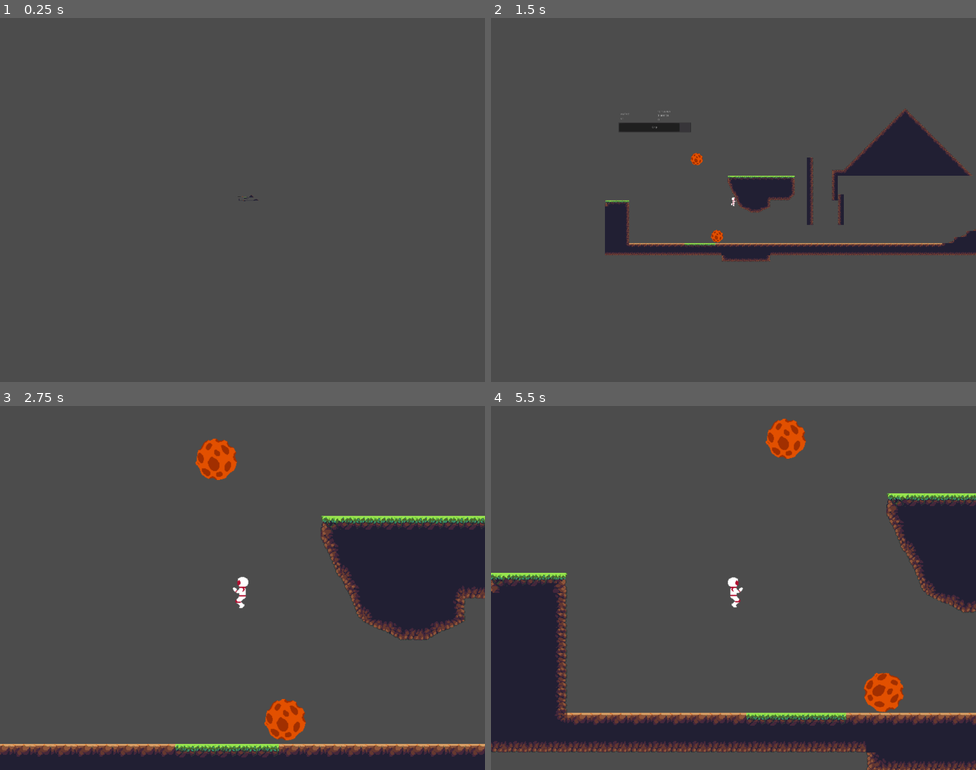
Above: before the commit, frames 1-4 (two rows, left to right).
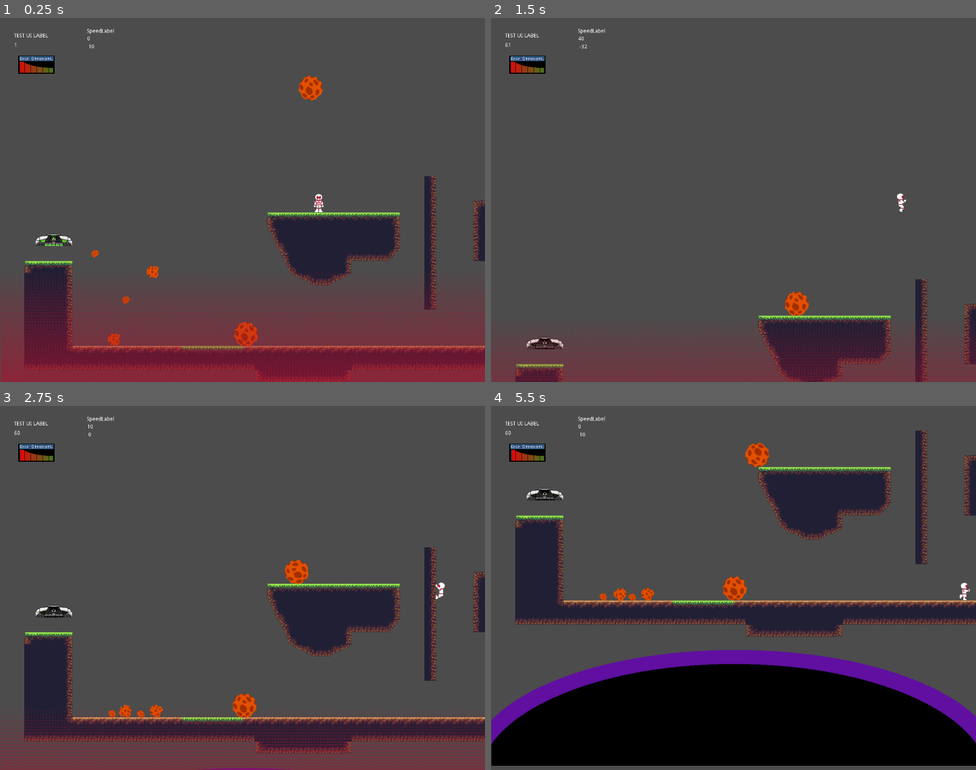
Above: after the commit, the same moments.

Repository: JustinWinningham/GoDotJam8
Game: Godot game, scene res://Scenes/TestingLevel.tscn
Two runs of this game, one before a commit and one after it. Both use one fixed random seed, a clock stepped at 60 frames per second and the inputs below. This scene is started directly instead of the project's main scene.
Inputs (mouse positions are in pixels of both pictures, inside the frame that each line leads up to):
- Up to frame 1 (0.25 s): no input
- Up to frame 2 (1.5 s): move the mouse to (840, 181) at 0.52 s; press the mouse at (840, 181) at 0.53 s; hold Right (ui_right) from 0.53 s (still down); tap Space (Jump) at 0.77 s; move the mouse to (636, 218) at 1.27 s; release the mouse at (636, 218) at 1.28 s; click (636, 218) at 1.35 s
- Up to frame 3 (2.75 s): tap Space (Jump) at 1.52 s; move the mouse to (291, 507) at 2.02 s; release Right (ui_right) at 2.03 s; hold Left (ui_left) from 2.03 s (still down); hold = (CameraZoomIn) from 2.03 s (still down); click (291, 507) at 2.3 s
- Up to frame 4 (5.5 s): move the mouse to (709, 660) at 2.77 s; release Left (ui_left) at 2.78 s; release = (CameraZoomIn) at 2.78 s; hold Right (ui_right) 2.78-4.28 s; tap - (CameraZoomOut) at 2.85 s; tap Space (Jump) at 3.02, 3.77, 4.52 s; click (709, 660) at 3.05 s; move the mouse to (879, 642) at 3.52 s; press the mouse at (879, 642) at 3.53 s; move the mouse to (588, 533) at 4.27 s; release the mouse at (588, 533) at 4.28 s; hold Left (ui_left) 4.28-5.03 s; click (588, 533) at 4.35 s; move the mouse to (757, 588) at 5.02 s; hold Right (ui_right) from 5.03 s (still down); hold = (CameraZoomIn) from 5.03 s (still down); click (757, 588) at 5.3 s

The runs differ from the first frame. In frame 1, 27% of the frame differs, in the area x 0-100%, y 2-100%; in frame 2, 20%; in frame 3, 30%; in frame 4, 50%.

Commit message:
Monday Push
See discord for changelog

Diff:
--- /dev/null
+++ b/Project/Prefabs/Asteroids/MedAsteroidRigid.tscn
@@ -0,0 +1,21 @@
+[gd_scene load_steps=4 format=2]
+
+[ext_resource path="res://Scripts/AsteroidRigid.gd" type="Script" id=1]
+[ext_resource path="res://Art/Astroids/astroidSmall02.png" type="Texture" id=2]
+
+[sub_resource type="CircleShape2D" id=1]
+radius = 17.2392
+
+[node name="RigidBody2D" type="RigidBody2D"]
+mass = 0.00102041
+gravity_scale = 0.0
+custom_integrator = true
+contacts_reported = 1
+contact_monitor = true
+script = ExtResource( 1 )
+
+[node name="Sprite" type="Sprite" parent="."]
+texture = ExtResource( 2 )
+
+[node name="CollisionShape2D" type="CollisionShape2D" parent="."]
+shape = SubResource( 1 )
--- /dev/null
+++ b/Project/Prefabs/Asteroids/SmlAsteroidRigid.tscn
@@ -0,0 +1,22 @@
+[gd_scene load_steps=4 format=2]
+
+[ext_resource path="res://Scripts/AsteroidRigid.gd" type="Script" id=1]
+[ext_resource path="res://Art/Astroids/astroidSmall01.png" type="Texture" id=2]
+
+[sub_resource type="CircleShape2D" id=1]
+radius = 9.31391
+
+[node name="RigidBody2D" type="RigidBody2D"]
+mass = 0.00102041
+gravity_scale = 0.0
+custom_integrator = true
+contacts_reported = 1
+contact_monitor = true
+script = ExtResource( 1 )
+
+[node name="Sprite" type="Sprite" parent="."]
+texture = ExtResource( 2 )
+
+[node name="CollisionShape2D" type="CollisionShape2D" parent="."]
+position = Vector2( -0.996498, 0 )
+shape = SubResource( 1 )
--- a/Project/Prefabs/BlackHole.tscn
+++ b/Project/Prefabs/BlackHole.tscn
@@ -1,18 +1,37 @@
-[gd_scene load_steps=4 format=2]
+[gd_scene load_steps=10 format=2]
 
-[ext_resource path="res://Prefabs/BlackHole.gd" type="Script" id=1]
-[ext_resource path="res://Art/Vortex.png" type="Texture" id=2]
+[ext_resource path="res://Scripts/BlackHole.gd" type="Script" id=1]
+[ext_resource path="res://Art/Blackhole/Event Horizen/space_blackhole1.png" type="Texture" id=2]
+[ext_resource path="res://Art/Blackhole/Event Horizen/space_blackhole2.png" type="Texture" id=3]
+[ext_resource path="res://Art/Blackhole/Event Horizen/space_blackhole3.png" type="Texture" id=4]
+[ext_resource path="res://Art/Blackhole/Event Horizen/space_blackhole4.png" type="Texture" id=5]
+[ext_resource path="res://Art/Blackhole/Event Horizen/space_blackhole5.png" type="Texture" id=6]
+[ext_resource path="res://Art/Blackhole/Event Horizen/space_blackhole6.png" type="Texture" id=7]
 
-[sub_resource type="CircleShape2D" id=1]
-radius = 238.843
+[sub_resource type="SpriteFrames" id=1]
+animations = [ {
+"frames": [ ExtResource( 2 ), ExtResource( 3 ), ExtResource( 4 ), ExtResource( 5 ), ExtResource( 6 ), ExtResource( 7 ) ],
+"loop": true,
+"name": "Pulse",
+"speed": 15.0
+} ]
+
+[sub_resource type="CircleShape2D" id=2]
+radius = 367.869
 
 [node name="BlackHole" type="Area2D"]
-position = Vector2( 612.518, 458.468 )
+position = Vector2( 614.276, 715.149 )
 script = ExtResource( 1 )
 
-[node name="Sprite" type="Sprite" parent="."]
-scale = Vector2( 0.25, 0.25 )
-texture = ExtResource( 2 )
+[node name="AnimatedSprite" type="AnimatedSprite" parent="."]
+position = Vector2( 26.3713, 3.51617 )
+scale = Vector2( 2, 1 )
+frames = SubResource( 1 )
+animation = "Pulse"
+frame = 1
+playing = true
 
 [node name="CollisionShape2D" type="CollisionShape2D" parent="."]
-shape = SubResource( 1 )
+position = Vector2( 29.5951, 340.103 )
+scale = Vector2( 2, 1 )
+shape = SubResource( 2 )
--- /dev/null
+++ b/Project/Prefabs/FinishPlatform.tscn
@@ -0,0 +1,41 @@
+[gd_scene load_steps=7 format=2]
+
+[ext_resource path="res://Art/Finish platform/spr_finish_platform1.png" type="Texture" id=1]
+[ext_resource path="res://Art/Finish platform/spr_finish_platform2.png" type="Texture" id=2]
+[ext_resource path="res://Prefabs/WinLevelArea.gd" type="Script" id=3]
+
+[sub_resource type="SpriteFrames" id=1]
+animations = [ {
+"frames": [ ExtResource( 1 ), ExtResource( 2 ) ],
+"loop": true,
+"name": "default",
+"speed": 2.0
+} ]
+
+[sub_resource type="CapsuleShape2D" id=2]
+radius = 11.8883
+height = 70.5163
+
+[sub_resource type="RectangleShape2D" id=3]
+extents = Vector2( 21.1284, 18.9126 )
+
+[node name="FinishPlatform" type="RigidBody2D"]
+position = Vector2( -5.27423, 0 )
+mode = 1
+
+[node name="AnimatedSprite" type="AnimatedSprite" parent="."]
+frames = SubResource( 1 )
+playing = true
+
+[node name="CollisionShape2D" type="CollisionShape2D" parent="."]
+position = Vector2( -1.0267, 34.9073 )
+rotation = 1.5708
+shape = SubResource( 2 )
+
+[node name="Area2D" type="Area2D" parent="."]
+script = ExtResource( 3 )
+
+[node name="WinTrigger" type="CollisionShape2D" parent="Area2D"]
+position = Vector2( -1.54004, 1.54002 )
+rotation = 1.5708
+shape = SubResource( 3 )
--- /dev/null
+++ b/Project/Prefabs/NEW_Camera.tscn
@@ -0,0 +1,16 @@
+[gd_scene load_steps=3 format=2]
+
+[ext_resource path="res://Scripts/NEW_CameraController.gd" type="Script" id=1]
+[ext_resource path="res://Prefabs/UI.tscn" type="PackedScene" id=2]
+
+[node name="Camera2D" type="Camera2D"]
+position = Vector2( 640, 480 )
+limit_smoothed = true
+script = ExtResource( 1 )
+
+[node name="CanvasLayer" type="CanvasLayer" parent="."]
+
+[node name="UI" parent="CanvasLayer" instance=ExtResource( 2 )]
+margin_top = 20.0
+margin_right = 20.727
+margin_bottom = 20.0
--- /dev/null
+++ b/Project/Prefabs/OLD_Camera.tscn
@@ -0,0 +1,16 @@
+[gd_scene load_steps=2 format=2]
+
+[ext_resource path="res://Scripts/CameraController.gd" type="Script" id=1]
+
+[node name="Camera2D" type="Camera2D"]
+rotating = true
+current = true
+limit_left = 0
+limit_right = 1280
+limit_smoothed = true
+drag_margin_h_enabled = false
+drag_margin_v_enabled = false
+editor_draw_limits = true
+script = ExtResource( 1 )
+maxCameraZoom = Vector2( 1, 1 )
+minCameraZoom = Vector2( 1, 1 )
--- a/Project/Prefabs/Player.tscn
+++ b/Project/Prefabs/Player.tscn
@@ -10,9 +10,8 @@
 [ext_resource path="res://Art/Spaceman_run/spaceman01_runtest4_6.png" type="Texture" id=8]
 [ext_resource path="res://Art/spaceman01_skid.png" type="Texture" id=9]
 [ext_resource path="res://Art/spaceman01_jump.png" type="Texture" id=10]
-[ext_resource path="res://Art/spaceman01_fall.png" type="Texture" id=11]
-[ext_resource path="res://Art/spaceman01_hang.png" type="Texture" id=12]
-[ext_resource path="res://Scripts/CameraController.gd" type="Script" id=13]
+[ext_resource path="res://Art/spaceman01_hang.png" type="Texture" id=11]
+[ext_resource path="res://Art/spaceman01_fall.png" type="Texture" id=12]
 
 [sub_resource type="SpriteFrames" id=1]
 animations = [ {
@@ -38,6 +37,11 @@
 }, {
 "frames": [ ExtResource( 11 ) ],
 "loop": true,
+"name": "hang",
+"speed": 5.0
+}, {
+"frames": [ ExtResource( 12 ) ],
+"loop": true,
 "name": "fall",
 "speed": 5.0
 }, {
@@ -45,11 +49,6 @@
 "loop": true,
 "name": "sprint",
 "speed": 20.0
-}, {
-"frames": [ ExtResource( 12 ) ],
-"loop": true,
-"name": "hang",
-"speed": 5.0
 } ]
 
 [sub_resource type="CapsuleShape2D" id=2]
@@ -69,76 +68,3 @@
 [node name="CollisionShape2D" type="CollisionShape2D" parent="."]
 position = Vector2( 0.37735, 10.1246 )
 shape = SubResource( 2 )
-
-[node name="Camera2D" type="Camera2D" parent="."]
-current = true
-limit_smoothed = true
-drag_margin_h_enabled = false
-drag_margin_v_enabled = false
-script = ExtResource( 13 )
-
-[node name="UI" type="Control" parent="Camera2D"]
-
-[node name="Label" type="Label" parent="Camera2D/UI"]
-anchor_top = 0.5
-anchor_bottom = 0.5
-margin_left = -590.0
-margin_top = -455.0
-margin_right = -436.0
-margin_bottom = -435.0
-text = "TEST UI LABEL"
-
-[node name="FPSLabel" type="Label" parent="Camera2D/UI"]
-anchor_top = 0.5
-anchor_bottom = 0.5
-margin_left = -590.0
-margin_top = -430.0
-margin_right = -475.0
-margin_bottom = -407.0
-text = "TEST UI LABEL"
-
-[node name="FallSpeedLabel" type="Label" parent="Camera2D/UI"]
-anchor_top = 0.5
-anchor_bottom = 0.5
-margin_left = -397.0
-margin_top = -447.0
-margin_right = -307.0
-margin_bottom = -431.0
-text = "FallSpeed"
-
-[node name="SpeedLabel" type="Label" parent="Camera2D/UI"]
-anchor_top = 0.5
-anchor_bottom = 0.5
-margin_left = -398.053
-margin_top = -467.0
-margin_right = -308.053
-margin_bottom = -451.0
-text = "SpeedLabel"
-
-[node name="GripBar" type="ProgressBar" parent="Camera2D/UI"]
-margin_left = -601.21
-margin_top = -404.774
-margin_right = -221.21
-margin_bottom = -352.774
-max_value = 60.0
-step = 1.0
-rounded = true
-percent_visible = false
-
-[node name="StaticGripLabel" type="Label" parent="Camera2D/UI/GripBar"]
-anchor_left = 0.5
-anchor_top = 0.5
-anchor_right = 0.5
-anchor_bottom = 0.5
-margin_left = -15.0
-margin_top = -7.0
-margin_right = 15.0
-margin_bottom = 7.0
-text = "Grip"
-
-[node name="FlumpWindowLabel" type="Label" parent="Camera2D/UI"]
-margin_left = -394.736
-margin_top = -426.315
-margin_right = -354.736
-margin_bottom = -412.315
-text = "Flump_Window"
--- /dev/null
+++ b/Project/Prefabs/UI.gd
@@ -0,0 +1,14 @@
+extends Control
+
+var thePlayer
+
+func _ready():
+	thePlayer = get_parent().get_parent().get_parent().get_node("Player")
+	pass # Replace with function body.
+
+func _process(delta):
+	$GripBar.value = thePlayer.walljump_window
+	$FPSLabel.text = String(Engine.get_frames_per_second())
+	$FallSpeedLabel.text = String(int((thePlayer.motion.y)))
+	$FlumpWindowLabel.text = String(thePlayer.flump_window)
+	pass
--- /dev/null
+++ b/Project/Prefabs/UI.tscn
@@ -0,0 +1,99 @@
+[gd_scene load_steps=13 format=2]
+
+[ext_resource path="res://Prefabs/UI.gd" type="Script" id=1]
+[ext_resource path="res://Art/grip_bar01.png" type="Texture" id=2]
+[ext_resource path="res://Art/Blackhole/Distortion/space_blackholeDistortion1.png" type="Texture" id=3]
+[ext_resource path="res://Art/Blackhole/Distortion/space_blackholeDistortion2.png" type="Texture" id=4]
+[ext_resource path="res://Art/Blackhole/Distortion/space_blackholeDistortion3.png" type="Texture" id=5]
+[ext_resource path="res://Art/Blackhole/Distortion/space_blackholeDistortion4.png" type="Texture" id=6]
+[ext_resource path="res://Art/Blackhole/Distortion/space_blackholeDistortion5.png" type="Texture" id=7]
+[ext_resource path="res://Art/Blackhole/Distortion/space_blackholeDistortion6.png" type="Texture" id=8]
+
+[sub_resource type="Gradient" id=2]
+offsets = PoolRealArray( 0, 0.00740741, 0.0222222, 0.992593, 1 )
+colors = PoolColorArray( 0, 0.770996, 0.204043, 1, 0.374156, 0.370459, 0.0980414, 1, 0.288086, 0.462598, 0.122426, 1, 0.875, 0.0375977, 0.0375977, 1, 0.720215, 0, 0, 1 )
+
+[sub_resource type="GradientTexture" id=3]
+gradient = SubResource( 2 )
+
+[sub_resource type="StyleBoxTexture" id=4]
+texture = SubResource( 3 )
+region_rect = Rect2( 0, 0, 2048, 1 )
+
+[sub_resource type="SpriteFrames" id=1]
+animations = [ {
+"frames": [ ExtResource( 3 ), ExtResource( 4 ), ExtResource( 5 ), ExtResource( 6 ), ExtResource( 7 ), ExtResource( 8 ) ],
+"loop": true,
+"name": "default",
+"speed": 15.0
+} ]
+
+[node name="UI" type="Control"]
+script = ExtResource( 1 )
+
+[node name="Label" type="Label" parent="."]
+anchor_top = 0.5
+anchor_bottom = 0.5
+margin_left = 37.264
+margin_top = 20.3181
+margin_right = 191.264
+margin_bottom = 40.3181
+text = "TEST UI LABEL"
+
+[node name="FPSLabel" type="Label" parent="."]
+anchor_top = 0.5
+anchor_bottom = 0.5
+margin_left = 37.264
+margin_top = 45.3181
+margin_right = 152.264
+margin_bottom = 68.3181
+text = "TEST UI LABEL"
+
+[node name="FallSpeedLabel" type="Label" parent="."]
+anchor_top = 0.5
+anchor_bottom = 0.5
+margin_left = 230.264
+margin_top = 28.3181
+margin_right = 320.264
+margin_bottom = 44.3181
+text = "FallSpeed"
+
+[node name="SpeedLabel" type="Label" parent="."]
+anchor_top = 0.5
+anchor_bottom = 0.5
+margin_left = 229.211
+margin_top = 8.31812
+margin_right = 319.211
+margin_bottom = 24.3181
+text = "SpeedLabel"
+
+[node name="GripBar" type="ProgressBar" parent="."]
+margin_left = 139.628
+margin_top = 124.844
+margin_right = 231.628
+margin_bottom = 169.844
+rect_rotation = 180.0
+custom_styles/fg = SubResource( 4 )
+max_value = 60.0
+step = 1.0
+rounded = true
+percent_visible = false
+
+[node name="Sprite" type="Sprite" parent="GripBar"]
+position = Vector2( 43.6884, 29.6714 )
+rotation = 3.14159
+texture = ExtResource( 2 )
+
+[node name="FlumpWindowLabel" type="Label" parent="."]
+margin_left = 232.528
+margin_top = 49.0031
+margin_right = 329.528
+margin_bottom = 63.0031
+text = "Flump_Window"
+
+[node name="DANGER" type="AnimatedSprite" parent="."]
+position = Vector2( 641.59, 730.855 )
+scale = Vector2( 2, 1 )
+frames = SubResource( 1 )
+frame = 4
+playing = true
--- /dev/null
+++ b/Project/Prefabs/WinLevelArea.gd
@@ -0,0 +1,24 @@
+extends Area2D
+
+var thePlayer
+var endOfLevelDelay
+export (NodePath) var nextLevel = ""
+
+func _ready():
+	endOfLevelDelay = 20
+	if get_parent().get_parent().has_node("Player"):
+		thePlayer = get_parent().get_parent().get_node("Player")
+	else:
+		thePlayer = null
+
+func _process(delta):
+	if thePlayer != null:
+		if overlaps_body(thePlayer):
+			print("Winner!")
+			if nextLevel != "":
+				if endOfLevelDelay == 0:
+					get_tree().change_scene(nextLevel)
+				else:
+					endOfLevelDelay -= 1
+					#play any sounds or fx here
+	pass
--- a/Project/Scenes/BlackHoleTesting.tscn
+++ b/Project/Scenes/BlackHoleTesting.tscn
@@ -2,6 +2,8 @@
 
 [ext_resource path="res://Prefabs/Asteroids/BigAsteroidRigid.tscn" type="PackedScene" id=1]
 [ext_resource path="res://Prefabs/BlackHole.tscn" type="PackedScene" id=2]
+
+
 
 [node name="BlackHoleTesting" type="Node2D"]
 
--- a/Project/Scenes/Main_Menu.tscn
+++ b/Project/Scenes/Main_Menu.tscn
@@ -24,6 +24,7 @@
 text = "Play"
 script = ExtResource( 3 )
 scenePath = "res://Scenes/Tutorial_Level.tscn"
+FXPath = "res://Audio/ButtonClick.wav"
 
 [node name="LocomotionTestingLevelButton" type="Button" parent="."]
 anchor_left = 0.5
--- a/Project/Scenes/TestingLevel.tscn
+++ b/Project/Scenes/TestingLevel.tscn
@@ -1,9 +1,14 @@
-[gd_scene load_steps=5 format=2]
+[gd_scene load_steps=10 format=2]
 
 [ext_resource path="res://Scripts/LevelTemplate.gd" type="Script" id=1]
 [ext_resource path="res://Prefabs/test_tiles.tres" type="TileSet" id=2]
 [ext_resource path="res://Prefabs/Player.tscn" type="PackedScene" id=3]
 [ext_resource path="res://Prefabs/Asteroids/BigAsteroidRigid.tscn" type="PackedScene" id=4]
+[ext_resource path="res://Prefabs/Asteroids/MedAsteroidRigid.tscn" type="PackedScene" id=5]
+[ext_resource path="res://Prefabs/Asteroids/SmlAsteroidRigid.tscn" type="PackedScene" id=6]
+[ext_resource path="res://Prefabs/NEW_Camera.tscn" type="PackedScene" id=7]
+[ext_resource path="res://Prefabs/BlackHole.tscn" type="PackedScene" id=8]
+[ext_resource path="res://Prefabs/FinishPlatform.tscn" type="PackedScene" id=9]
 
 [node name="TestingLevel" type="Node2D"]
 script = ExtResource( 1 )
@@ -19,16 +24,41 @@
 tile_data = PoolIntArray( 262194, -1610612721, 0, 262195, 1610612751, 0, 327729, -1610612721, 0, 327730, -1610612723, 0 …(8271 unchanged characters)…
 
 [node name="Player" parent="." instance=ExtResource( 3 )]
-position = Vector2( 545.389, 755.548 )
+position = Vector2( 841.161, 431.091 )
 
 [node name="Asteroids" type="Node" parent="."]
 
-[node name="1" parent="Asteroids" instance=ExtResource( 4 )]
+[node name="L_1" parent="Asteroids" instance=ExtResource( 4 )]
 position = Vector2( 649.37, 794.896 )
 mass = 0.102041
 asteroid_weight = 100
 
-[node name="2" parent="Asteroids" instance=ExtResource( 4 )]
-position = Vector2( 543.054, 392.79 )
+[node name="L_2" parent="Asteroids" instance=ExtResource( 4 )]
+position = Vector2( 819.879, 120.066 )
 mass = 0.102041
 asteroid_weight = 50
+
+[node name="M_1" parent="Asteroids" instance=ExtResource( 5 )]
+position = Vector2( 402.615, 605.203 )
+
+[node name="M_2" parent="Asteroids" instance=ExtResource( 5 )]
+position = Vector2( 300.116, 793.621 )
+
+[node name="S_1" parent="Asteroids" instance=ExtResource( 6 )]
+position = Vector2( 251.43, 557.292 )
+
+[node name="S_2" parent="Asteroids" instance=ExtResource( 6 )]
+position = Vector2( 332.827, 649.24 )
+
+[node name="MainCam" parent="." instance=ExtResource( 7 )]
+current = true
+drag_margin_left = 0.0
+drag_margin_top = 0.0
+drag_margin_right = 0.0
+drag_margin_bottom = 0.0
+
+[node name="BlackHole" parent="." instance=ExtResource( 8 )]
+position = Vector2( 615, 1024 )
+
+[node name="FinishPlatform" parent="." instance=ExtResource( 9 )]
+position = Vector2( 141.711, 520.273 )
--- a/Project/Scripts/AsteroidRigid.gd
+++ b/Project/Scripts/AsteroidRigid.gd
@@ -1,10 +1,10 @@
 extends RigidBody2D
 
 
-export(int) var asteroid_weight = 10
+export(int) var asteroid_weight = 2
 export(bool) var override_random_rot = true
 export(Vector2) var initial_velocity = Vector2()
-export(int) var BH_Intensity_Curve = 2000
+export(int) var BH_Intensity_Curve = 1000
 
 var std_offset = Vector2()
 var push_force = Vector2()
@@ -20,10 +20,13 @@
 
 # Called every frame. 'delta' is the elapsed time since the previous frame.
 func _process(delta):
-	var BH = get_parent().get_parent().get_node("BlackHole")
-	if BH != null:
-		print("Suction!")
-		apply_central_impulse((BH.position - position) / BH_Intensity_Curve)
+	if get_parent().get_parent().has_node("BlackHole"):
+		var BH = get_parent().get_parent().get_node("BlackHole")
+		var gravY = BH.getGravIntensity(position.y)
+		var impulser = (BH.position - position) / BH_Intensity_Curve
+		impulser.y += gravY
+		#apply_central_impulse((BH.position - position) / BH_Intensity_Curve)
+		apply_central_impulse(impulser)
 	pass
 
 func slam_jam(loc, force):
@@ -38,6 +41,8 @@
 func _integrate_forces(state):
 	if push_force.x < 100 and push_force.y < 100:
 		apply_impulse(std_offset, push_force)
+	if angular_velocity > 1:
+		angular_velocity = 0 # prevent asteroids from spinning at mach 11
 	#print("Force: (%s, %s)" % [push_force.x, push_force.y])
 	std_offset = Vector2(0,0)
 	push_force = Vector2(0,0)
--- /dev/null
+++ b/Project/Scripts/BlackHole.gd
@@ -0,0 +1,31 @@
+extends Area2D
+
+export(int) var goneGravPull = 1
+export(int) var veryFarGravPull = 2
+export(int) var farGravPull = 10
+export(int) var midGravPull = 20
+export(int) var closeGravPull = 40
+
+export(int) var goneGrav = 4000
+export(int) var veryFarGrav = 2000
+export(int) var farGrav = 1000
+export(int) var midGrav = 400
+
+func _ready():
+	pass # Replace with function body.
+
+
+func _process(delta):
+		pass
+
+func getGravIntensity(ypos):
+	if abs(ypos - position.y) > goneGrav:
+		return goneGravPull
+	elif abs(ypos - position.y) > veryFarGrav:
+		return veryFarGravPull
+	elif abs(ypos - position.y) > farGrav:
+		return farGravPull
+	elif abs(ypos - position.y) > midGrav:
+		return midGravPull
+	else:
+		return closeGravPull
--- a/Project/Scripts/ButtonChangeScene.gd
+++ b/Project/Scripts/ButtonChangeScene.gd
@@ -1,9 +1,17 @@
 extends Button
 
 export(String) var scenePath
+export(String) var FXPath
+export(float) var FXVolume = 1
+var thePlayer
+var delay = 10
+
+func _ready():
+	thePlayer = AudioStreamPlayer2D.new()
+	self.add_child(thePlayer)
+	thePlayer.volume_db = FXVolume
+	thePlayer.stream = load(FXPath)
 
 func _pressed():
-	var player = AudioStreamPlayer.new()
-	player.stream = load("res://Audio/Retro_8-Bit_Game-Interface_UI_04.wav")
-	player.play()
+	thePlayer.play()
 	get_tree().change_scene(scenePath)
--- a/Project/Scripts/CameraController.gd
+++ b/Project/Scripts/CameraController.gd
@@ -13,7 +13,7 @@
 
 # Called when the node enters the scene tree for the first time.
 func _ready():
-	set_zoom(Vector2(100, 100))
+#	set_zoom(Vector2(100, 100)) # Uncomment this line to have the level start zoomed out and pan in
 	currentZoomTarget = defaultZoom
 	pass # Replace with function body.
 
--- a/Project/Scripts/LevelTemplate.gd
+++ b/Project/Scripts/LevelTemplate.gd
@@ -13,3 +13,4 @@
 		if $Player.position.y > 1500:
 			print("Player is hitting killplane")
 			dead = true
+	pass
--- /dev/null
+++ b/Project/Scripts/NEW_CameraController.gd
@@ -0,0 +1,25 @@
+extends Camera2D
+
+var thePlayer
+var BlackHole
+# Called when the node enters the scene tree for the first time.
+func _ready():
+	thePlayer = get_parent().get_node("Player")
+	if get_parent().has_node("BlackHole"):
+		BlackHole = get_parent().get_node("BlackHole")
+	else:
+		BlackHole = null
+	pass # Replace with function body.
+
+# Called every frame. 'delta' is the elapsed time since the previous frame.
+func _process(delta):
+	position.y = thePlayer.position.y # add floaty offset?
+
+	if BlackHole != null:
+		var intensity = BlackHole.getGravIntensity(thePlayer.position.y)
+		var cur_y = $CanvasLayer/UI/DANGER.position.y
+		if !intensity <= BlackHole.farGravPull and intensity < BlackHole.closeGravPull:
+			cur_y = lerp(cur_y, 1000, 0.05) # Go into view
+		else:
+			cur_y = lerp(cur_y, 1200, 0.05) # Go out of view
+		$CanvasLayer/UI/DANGER.position.y = cur_y
--- a/Project/Scripts/Player.gd
+++ b/Project/Scripts/Player.gd
@@ -1,11 +1,10 @@
 extends KinematicBody2D
-
 
 const UP = Vector2(0, -1) # set what direction is UP
 const GRAVITY = 15 # this won't be a const in the future
 const MAX_SPEED = 300
 const ACCELERATION = 20
-const JUMP_FORCE = -600
+const JUMP_FORCE = -800
 const WALLJUMP_WINDOW_MAX = 60
 const FLUMP_WINDOW_MAX = 10
 
@@ -22,14 +21,14 @@
 var playerHasControl = true
 var is_touching_asteroid = false
 
+
 func _physics_process(delta):
 	can_attach = false
-	motion.y += GRAVITY
-	$Camera2D/UI/FPSLabel.text = String(Engine.get_frames_per_second())
-	$Camera2D/UI/GripBar.set_value(walljump_window)
-	$Camera2D/UI/FallSpeedLabel.text = String(motion.y / 10)
-	$Camera2D/UI/SpeedLabel.text = String(motion.x)
-	$Camera2D/UI/FlumpWindowLabel.text = String(flump_window)
+	if !get_parent().has_node("BlackHole"):
+		motion.y += GRAVITY
+	else:
+		var yy = get_parent().get_node("BlackHole").getGravIntensity(position.y)
+		motion.y += yy
 	var friction = false
 	if Input.is_action_pressed("ui_right"):
 		$Sprite.set_speed_scale(1)
@@ -66,7 +65,6 @@
 			$Sprite.play("skid")
 
 	if is_on_floor():
-		$Camera2D/UI/Label.text = "Grounded!"
 		was_on_wall_last_frame = false
 		was_airborne_last_frame = false
 		walljump_window = min(walljump_window + 2, WALLJUMP_WINDOW_MAX)
@@ -76,7 +74,7 @@
 
 	elif is_on_wall():
 		flump_window = 0
-		$Camera2D/UI/Label.text = "Walled!"
+		$Sprite.play("hang")
 		was_on_wall_last_frame = true
 		if walljump_window > WALLJUMP_WINDOW_MAX / 2:
 			motion.y = clamp(motion.y, -10, 10)
@@ -106,7 +104,6 @@
 		else:
 			$Sprite.play("fall")
 			pass
-		$Camera2D/UI/Label.text = "Airborne!"
 		can_attach = false
 		was_airborne_last_frame = true
 		flump_window -= 1
@@ -114,7 +111,6 @@
 		airMotion = motion
 
 	if can_attach:
-		$Camera2D/UI/Label.text = "Attached!"
 		$Sprite.play("idle")
 		var asteroids = get_tree().get_nodes_in_group("Asteroids")
 		if asteroids:
@@ -132,7 +128,15 @@
 			#print("Air Motion Updated")
 			airMotion = motion
 
+
 	motion = move_and_slide(motion, UP, true, 4, deg2rad(60), false)
+	if position.x < 0:
+		position.x = 0
+		motion.x = 0
+	if position.x > 1280:
+		position.x = 1280
+		motion.x = 0
+
 
 	#########################################################################################################
 	############# NO PLAYER MOTION CALCULATION BEYOND THIS POINT, ONLY ASTEROID MOTION HANDLING #############
--- a/Project/Prefabs/BlackHole.gd
+++ b/Project/Scripts/PlayerParent.gd
@@ -1,15 +1,14 @@
-extends Area2D
+extends Node2D
 
 # Declare member variables here. Examples:
 # var a = 2
 # var b = "text"
-
+var thePlayer
 # Called when the node enters the scene tree for the first time.
 func _ready():
+	thePlayer = get_node("Player")
 	pass # Replace with function body.
 
-
 func _process(delta):
-	if Input.is_action_pressed("BHMove"):
-		position = lerp(position, get_global_mouse_position(), 0.01)
+	position.y = thePlayer.position.y
 	pass
Not shown, added: Project/Art/Blackhole/Distortion/space_blackholeDistortion1.png.import
Not shown, added: Project/Art/Blackhole/Distortion/space_blackholeDistortion2.png.import
Not shown, added: Project/Art/Blackhole/Distortion/space_blackholeDistortion3.png.import
Not shown, added: Project/Art/Blackhole/Distortion/space_blackholeDistortion4.png.import
Not shown, added: Project/Art/Blackhole/Distortion/space_blackholeDistortion5.png.import
Not shown, added: Project/Art/Blackhole/Distortion/space_blackholeDistortion6.png.import
Not shown, added: Project/Art/Blackhole/Event Horizen/space_blackhole1.png.import
Not shown, added: Project/Art/Blackhole/Event Horizen/space_blackhole2.png.import
Not shown, added: Project/Art/Blackhole/Event Horizen/space_blackhole3.png.import
Not shown, added: Project/Art/Blackhole/Event Horizen/space_blackhole4.png.import
Not shown, added: Project/Art/Blackhole/Event Horizen/space_blackhole5.png.import
Not shown, added: Project/Art/Blackhole/Event Horizen/space_blackhole6.png.import
(and 11 more such lines)
